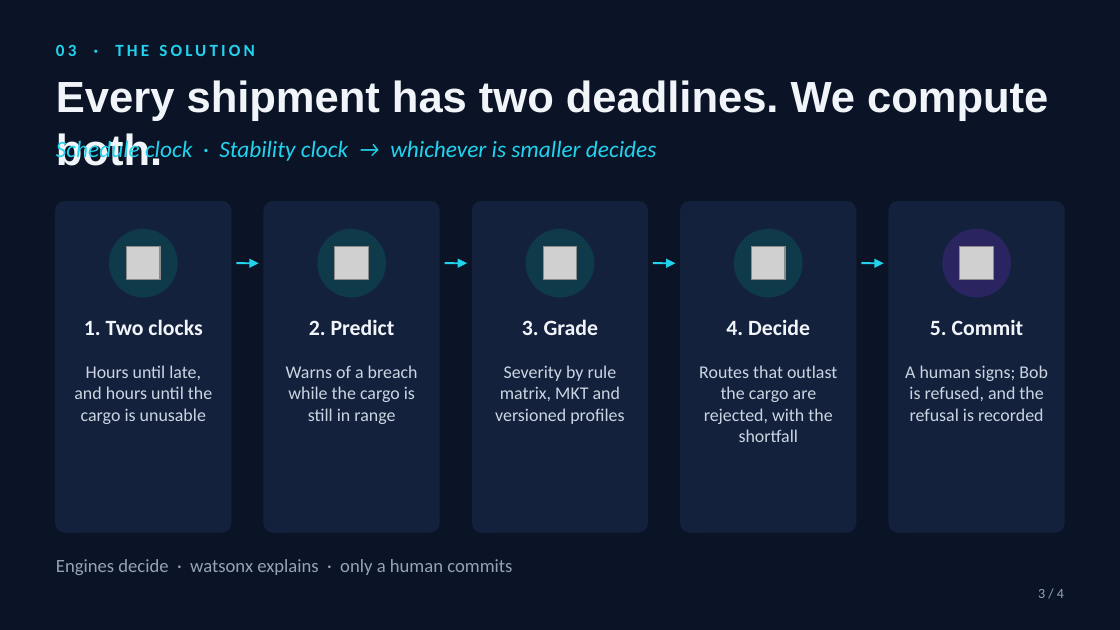
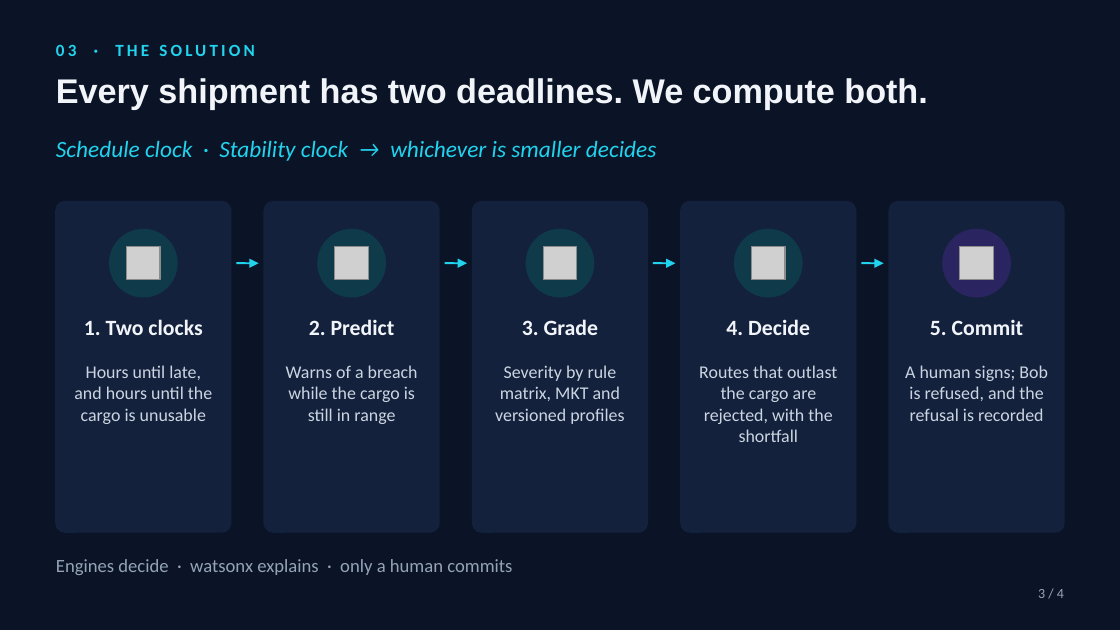
Before and after one commit to priyank-projectwork/bob-ai-hackathon-error-fellows, a slide deck: slide 3 of presentation/slides.pptx. Drawn at 1120x630 pixels with LibreOffice and Linux fonts; fonts in the diff are those of the drawing; grey boxes stand for pictures. Boxes give left, top, right and bottom in pixels: in the first picture for what was removed or moved away, otherwise in the second. Text is boxed around its words. In the diff, an @@ line names an element or a change of style, - is before the commit and + after.

```diff
--- a/presentation/slides.pptx
+++ b/presentation/slides.pptx
@@ text "Every shipment has two deadlines. ..." at [56, 78, 927, 110]: size 28 to 22 pt @@
```
Also in this commit, not shown: 1 other slide changed.
